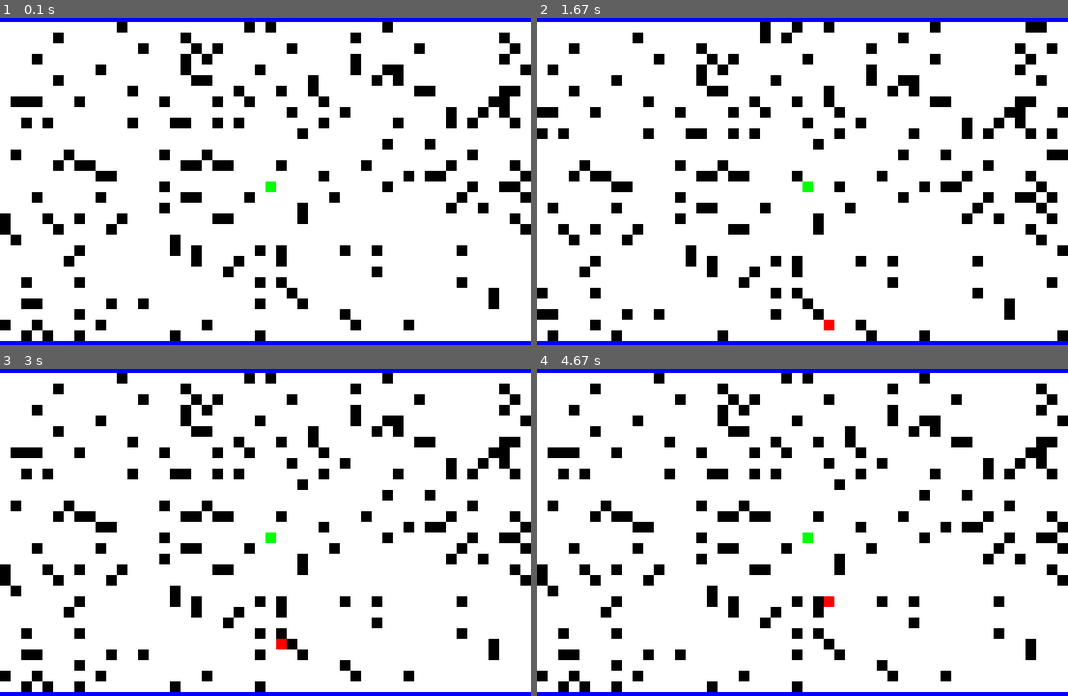
Above: before the commit, frames 1-4 (two rows, left to right).
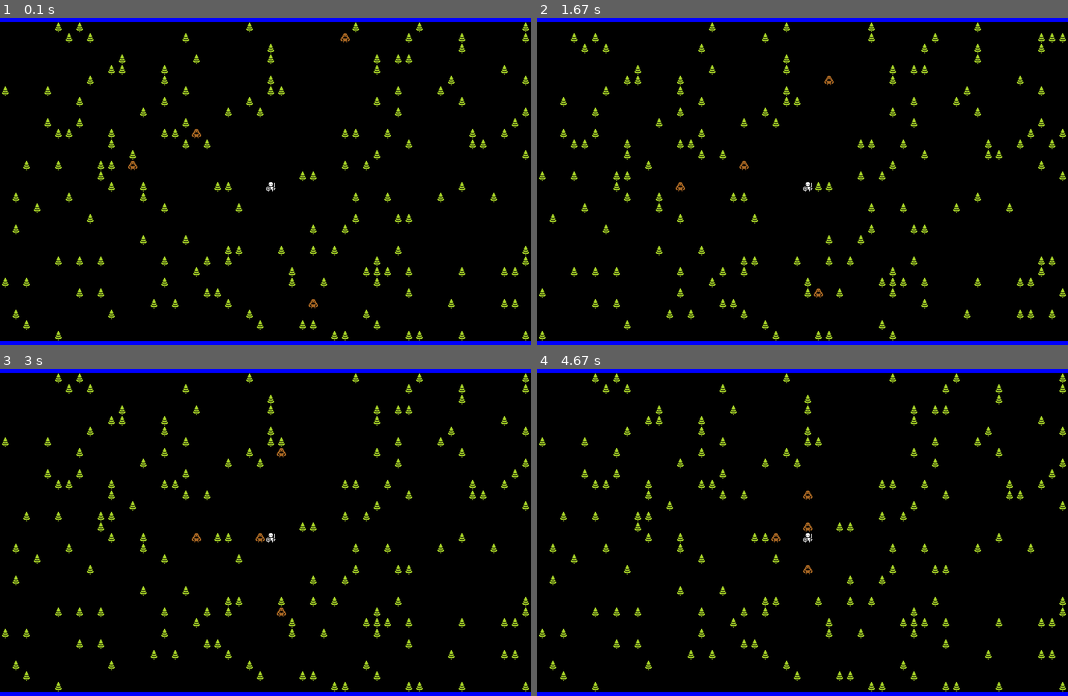
Above: after the commit, the same moments.

Repository: Gazhole/PyGameRL
Game: pygame game, started from engine.py
The game is run twice, just before and just after one commit, with the same random seed, the same clock (stepped at 60 frames per second) and the same inputs.
Inputs:
- Up to frame 1 (0.1 s): no input
- Up to frame 2 (1.67 s): hold Right 0.33-0.8 s; hold Up 0.83-1.13 s; hold W 0.83-1.13 s; hold Right 1.17-1.63 s
- Up to frame 3 (3 s): hold Left 1.67-2.2 s; hold A 1.67-2.2 s; hold Down 2.23-2.53 s; hold S 2.23-2.53 s; hold Left 2.57-2.97 s; hold A 2.57-2.97 s
- Up to frame 4 (4.67 s): hold Up 3-3.37 s; hold W 3-3.37 s; hold Right 3.4-4.03 s; hold Down 4.07-4.43 s; hold S 4.07-4.43 s; hold Left from 4.47 s (still down); hold A from 4.47 s (still down)

The runs differ from the first frame. In frame 1, 87% of the frame differs, in the area x 0-100%, y 1-99%; in frame 2, 87%; in frame 3, 87%; in frame 4, 87%.

Commit message:
Add files via upload

Diff:
--- a/classes.py
+++ b/classes.py
@@ -17,10 +17,12 @@
     This is the root class for all game entities.
     All entities have a name, a map location, and eventually a sprite which will be stored here too.
     """
-    def __init__(self, name, map_x, map_y, colour):
+    def __init__(self, name, map_x, map_y, colour, sprite=None, stats=None):
         super().__init__()
         # Set up flavour stuff.
         self.name = name
+        self.colour = colour
+        self.sprite = sprite
 
         # Set up map and game objects.
         self.map_x = map_x
@@ -29,7 +31,16 @@
 
         # Set up graphics.
         self.surf = pygame.Surface((16, 16))
-        self.surf.fill(colour)
+
+        # Stats n stuff
+        self.stats = stats
+
+        # If there is a sprite, blit it to the instance's surface. If not, just fill with a block of colour.
+        if self.sprite:
+            self.surf.blit(self.sprite, (0, 0))
+        else:
+            self.surf.fill(self.colour)
+
         self.rect = self.surf.get_rect()
 
     def get_map_position(self):
@@ -42,40 +53,50 @@
         self.map_y += dy
 
     def attack(self, attack_target):
-        print("{} attacks {}".format(self.name, attack_target.name))
+        damage = self.stats.s - attack_target.stats.d
+        print("{} attacks {} for {} damage.".format(self.name, attack_target.name, damage))
+        attack_target.take_damage(damage)
 
     def distance_to(self, other):
         dx = other.map_x - self.map_x
         dy = other.map_y - self.map_y
         return math.sqrt(dx ** 2 + dy ** 2)
 
+    def take_damage(self, damage):
+        self.stats.h -= damage
+
 
 class Player(Entity):
     """
     Placeholder for the player class.
     """
-    def __init__(self, name, map_x, map_y, colour):
-        super().__init__(name, map_x, map_y, colour)
+    def __init__(self, name, map_x, map_y, colour, sprite=None, stats=None):
+        super().__init__(name, map_x, map_y, colour, sprite, stats)
 
 
 class Monster(Entity):
     """
     Monster class contains routines for AI and other things.
     """
-    def __init__(self, name, map_x, map_y, colour, target=None):
-        super().__init__(name, map_x, map_y, colour)
+    def __init__(self, name, map_x, map_y, colour, game_map, sprite=None, target=None, stats=None):
+        super().__init__(name, map_x, map_y, colour, sprite, stats)
         self.flee = False  # Is the monster currently fleeing?
         self.target = target  # The monster's target (usually the player) chase and attack.
+        self.dijkstra = np.array([[None for y in range(game_map.height + 1)] for x in range(game_map.width + 1)], dtype=float)
 
     def check_state(self, target):
-        # Later - if hp < 90% set self.flee to True and vice versa.
-        if self.map_x == target.map_x and self.map_y == target.map_y:
+        # TODO make the 0.25 flee threshold a creature stat.
+
+        if self.stats.h <= int(self.stats.max_h * 0.25) and not self.flee:
             self.flee = True
+
+        if self.flee and self.stats.h > int(self.stats.max_h * 0.25):
+            self.flee = False
 
     # Main Monster AI routine.
     def take_turn(self, game_map, entities):
-        dijkstra = self.update_dijkstra_map(game_map, self.target, entities)  # Update pathfinding map.
-        dx, dy = self.calculate_path(dijkstra)  # Calculate the most appropriate tile to move into, return relative values.
+        self.update_dijkstra_map(game_map, self.target, entities)  # Update pathfinding map.
+        dx, dy = self.calculate_path()  # Calculate the most appropriate tile to move into, return relative values.
 
         # Calculate destination coordinates.
         destination_x = self.map_x + dx
@@ -88,14 +109,13 @@
             if self.distance_to(self.target) < 2:
                 self.attack(self.target)
 
-        # Check state of self at the end of turn.
-        self.check_state(self.target)
+        # End of turn
+        self.check_state(self.target)  # Check state - fleeing, death, etc
 
     # Update the pathfinding map.
     def update_dijkstra_map(self, game_map, target, entities):
         # Initialise a NoneType array for the game map.
-        dijkstra = np.array([[None for y in range(game_map.height + 1)] for x in range(game_map.width + 1)], dtype=float)
-        dijkstra[target.map_x, target.map_y] = 0  # Set target's location to value of 0.
+        self.dijkstra[target.map_x, target.map_y] = 0  # Set target's location to value of 0.
 
         # Iterate through all map tiles and set the value of the tile to the distance (in tiles) away from the target.
         for x, y in game_map:
@@ -109,23 +129,20 @@
                 if y_distance < 0:
                     y_distance = y_distance * -1
 
-                dijkstra[x, y] = x_distance + y_distance
+                self.dijkstra[x, y] = x_distance + y_distance
 
         # Blank out other monsters so AI doesn't try to move there
         for entity in entities:
             if entity is not target:
-                dijkstra[entity.map_x, entity.map_y] = None
+                self.dijkstra[entity.map_x, entity.map_y] = None
 
         if self.flee:
-            dijkstra = copy(dijkstra) * -1.2
+            self.dijkstra = self.dijkstra * -1.2
 
-        return dijkstra
-
-    def calculate_path(self, dijkstra):
+    def calculate_path(self):
         """
         Calculate the best path towards the player based on the passed Dijkstra array of steps (integers).
 
-        :param dijkstra_map: The dijkstra map the monster will be pathfinding with. This is a Numpy Array.
         :return: dx and dy (integers) which dictate modifications to monsters x and y map coordinates.
         """
 
@@ -133,18 +150,29 @@
         # Keys are the Dijkstra value (no. steps that tile is away from player).
         # Values are the position of the tile relative to the monster (dx and dy values)
         cell = dict()
-        cell[dijkstra[(self.map_x - 1, self.map_y - 1)]] = (-1, -1)
-        cell[dijkstra[(self.map_x, self.map_y - 1)]] = (0, -1)
-        cell[dijkstra[(self.map_x + 1, self.map_y - 1)]] = (1, -1)
-        cell[dijkstra[(self.map_x - 1, self.map_y)]] = (-1, 0)
-        cell[dijkstra[(self.map_x, self.map_y)]] = (0, 0)
-        cell[dijkstra[(self.map_x, self.map_y + 1)]] = (0, 1)
-        cell[dijkstra[(self.map_x - 1, self.map_y + 1)]] = (-1, 1)
-        cell[dijkstra[(self.map_x + 1, self.map_y)]] = (1, 0)
-        cell[dijkstra[(self.map_x + 1, self.map_y + 1)]] = (1, 1)
+        cell[self.dijkstra[(self.map_x - 1, self.map_y - 1)]] = (-1, -1)
+        cell[self.dijkstra[(self.map_x, self.map_y - 1)]] = (0, -1)
+        cell[self.dijkstra[(self.map_x + 1, self.map_y - 1)]] = (1, -1)
+        cell[self.dijkstra[(self.map_x - 1, self.map_y)]] = (-1, 0)
+        cell[self.dijkstra[(self.map_x, self.map_y)]] = (0, 0)
+        cell[self.dijkstra[(self.map_x, self.map_y + 1)]] = (0, 1)
+        cell[self.dijkstra[(self.map_x - 1, self.map_y + 1)]] = (-1, 1)
+        cell[self.dijkstra[(self.map_x + 1, self.map_y)]] = (1, 0)
+        cell[self.dijkstra[(self.map_x + 1, self.map_y + 1)]] = (1, 1)
 
         viable_tiles = [key for key in cell.keys() if str(key) != "nan"]  # Remove walls which are NoneType not int
 
         dx, dy = cell[min(viable_tiles)]  # Return the lowest key value aka the shortest path to player.
 
         return dx, dy
+
+
+class StatBlock:
+    def __init__(self, h, m, s, d):
+        self.h = h
+        self.m = m
+        self.s = s
+        self.d = d
+
+        self.max_h = h
+        self.max_m = m
--- a/engine.py
+++ b/engine.py
@@ -5,8 +5,8 @@
 import pygame
 from input_functions import handle_keys, get_inputs
 from render_functions import render_all
-from classes import Player, Monster, get_blocking_entities
-from map_functions import GameMap, display_to_map, MapChunk, get_visible_map_chunk
+from classes import Player, Monster, get_blocking_entities, StatBlock
+from map_functions import GameMap, display_to_map, get_visible_map_chunk
 from random import randint
 from game_states import Turn
 
@@ -21,6 +21,13 @@
     screen_height = 640
     screen_surface = pygame.display.set_mode([screen_width, screen_height])
 
+    # Set up sprites:
+    SPR_TREE = pygame.image.load('Sprites\\tree.png').convert_alpha()
+    SPR_PLAYER = pygame.image.load('Sprites\\player.png').convert_alpha()
+    SPR_ORC = pygame.image.load('Sprites\\orc.png').convert_alpha()
+
+    sprites = {"player": SPR_PLAYER, "tree": SPR_TREE, "orc": SPR_ORC}
+
     # Set up view port constants for the area which will display the game map. HUD dimensions are derived from this.
     view_port_width = 800
     view_port_height = 480
@@ -31,7 +38,8 @@
     map_width, map_height = display_to_map(screen_width * 2, screen_height * 2)  # Map size in 16px by 16px tiles
 
     # Create player and map objects.
-    player = Player("Player", map_x=randint(1, map_width - 1), map_y=randint(1, map_height - 1), colour=(0, 255, 0))
+    player_stats = StatBlock(h=100, m=0, s=10, d=10)
+    player = Player("Player", map_x=randint(1, map_width - 1), map_y=randint(1, map_height - 1), colour=(0, 255, 0), sprite=SPR_PLAYER, stats=player_stats)
     game_map = GameMap(map_width, map_height)  # Create a game map.
 
     # Create some random noise in the map.
@@ -44,12 +52,11 @@
     entities.append(player)
 
     # Add some basic monsters.
-    entities.append(Monster("Orc 1", map_x=randint(1, map_width - 1), map_y=randint(1, map_height - 1), colour=(255, 0, 0)))
-    entities.append(Monster("Orc 2", map_x=randint(1, map_width - 1), map_y=randint(1, map_height - 1), colour=(255, 0, 0)))
-    entities.append(Monster("Orc 3", map_x=randint(1, map_width - 1), map_y=randint(1, map_height - 1), colour=(255, 0, 0)))
-    entities.append(Monster("Orc 4", map_x=randint(1, map_width - 1), map_y=randint(1, map_height - 1), colour=(255, 0, 0)))
-    entities.append(Monster("Orc 5", map_x=randint(1, map_width - 1), map_y=randint(1, map_height - 1), colour=(255, 0, 0)))
-    entities.append(Monster("Orc 6", map_x=randint(1, map_width - 1), map_y=randint(1, map_height - 1), colour=(255, 0, 0)))
+    for mon in range(10):
+        name = "Orc " + str(mon + 1)
+        mon_stats = StatBlock(h=10, m=0, s=12, d=8)
+        mon = Monster(name, map_x=randint(1, map_width - 1), map_y=randint(1, map_height - 1), colour=(255, 0, 0), game_map=game_map, sprite=SPR_ORC, stats=mon_stats)
+        entities.append(mon)
 
     # Set the first turn as the player.
     current_turn = Turn.player
@@ -58,15 +65,12 @@
     running = True
     while running:
 
-        # Get rect boundaries representing the visible part of the map.
-        map_chunk_x1, map_chunk_x2, map_chunk_y1, map_chunk_y2 = get_visible_map_chunk(player, game_map, view_port_width, view_port_height)
+        # Create a map chunk for iteration based on the rect boundaries.
+        visible_map_chunk = get_visible_map_chunk(player, game_map, view_port_width, view_port_height)
 
-        # Create a map chunk for iteration based on the rect boundaries.
-        visible_map_chunk = MapChunk(map_chunk_x1, map_chunk_x2, map_chunk_y1, map_chunk_y2)
-
-        # Render the various screen elements.
+        # Render the various screen elements. The placement of this determines whether player or enemies movement lag..
         render_all(screen_surface, screen_width, screen_height, view_port_width, view_port_height, view_port_x_offset,
-                   view_port_y_offset, game_map, player, entities, visible_map_chunk)
+                   view_port_y_offset, game_map, player, entities, visible_map_chunk, sprites)
 
         # Start Player Turn
         if current_turn == Turn.player:
@@ -110,7 +114,7 @@
             current_turn = Turn.monster  # Set turn state to monster.
 
         # Start Monster Turn
-        elif current_turn == Turn.monster:
+        if current_turn == Turn.monster:
             # Iterate through all entities.
             for entity in entities:
                 if isinstance(entity, Monster):  # If the entity is a Monster
--- a/map_functions.py
+++ b/map_functions.py
@@ -1,4 +1,5 @@
 import numpy as np
+from itertools import product
 
 
 def display_to_map(screen_x, screen_y):
@@ -20,13 +21,11 @@
     def __iter__(self):
         # This is used to pass a tuple of tuples to represent all coordinates on the map.
         # Used for rendering iteration and pathfinding, and allows the class object to be iterated through.
-        coordinates = ((x, y) for y in range(self.height) for x in range(self.width))
-        for xy in coordinates:
+        for xy in product(range(self.width), range(self.height)):
             yield xy
 
     def block_borders(self):
-        for y in range(self.height):
-            for x in range(self.width):
+        for x, y in product(range(self.width), range(self.height)):
                 if y == 0 or x == 0:
                     self.blocked[x, y] = True
 
@@ -42,8 +41,8 @@
         self.y2 = y2
 
     def __iter__(self):
-        coordinates = ((x, y) for y in range(self.y1, self.y2 + 1) for x in range(self.x1, self.x2 + 1))
-        for xy in coordinates:
+        # coordinates = ((x, y) for y in range(self.y1, self.y2 + 1) for x in range(self.x1, self.x2 + 1))
+        for xy in product(range(self.x1, self.x2 + 1), range(self.y1, self.y2 + 1)):
             yield xy
 
 
@@ -84,4 +83,4 @@
         map_chunk_y2 += -map_chunk_y1
         map_chunk_y1 = 0
 
-    return map_chunk_x1, map_chunk_x2, map_chunk_y1, map_chunk_y2
+    return MapChunk(map_chunk_x1, map_chunk_x2, map_chunk_y1, map_chunk_y2)
--- a/render_functions.py
+++ b/render_functions.py
@@ -20,7 +20,7 @@
 
 
 def render_all(screen_surface, screen_width, screen_height, view_port_width, view_port_height, view_port_x_offset,
-               view_port_y_offset, game_map, player, entities, visible_map_chunk):
+               view_port_y_offset, game_map, player, entities, visible_map_chunk, sprites):
     """
 
     :param screen_surface: obj - the main pygame drawing surface.
@@ -35,17 +35,21 @@
     :param entities: list - tracking all entities in game.
     :return:
     """
+
     # Set the background colour of the window to black.
     screen_surface.fill(CLR_BLACK)
 
     # Invoke individual draw functions.
-    render_map(screen_surface, view_port_x_offset, view_port_y_offset, game_map, visible_map_chunk)
+    render_map(screen_surface, view_port_x_offset, view_port_y_offset, game_map, visible_map_chunk, sprites)
     render_entities(screen_surface, view_port_x_offset, view_port_y_offset, entities, visible_map_chunk)
     render_bottom_hud(screen_surface, screen_width, screen_height, view_port_width, view_port_height, view_port_x_offset, view_port_y_offset, player)
     render_top_hud(screen_surface, screen_width, screen_height, view_port_width, view_port_height, view_port_x_offset, view_port_y_offset, player)
 
     # Refresh the display.
     pygame.display.flip()
+
+    # Clear the entities
+    clear_entities(screen_surface, view_port_x_offset, view_port_y_offset, entities, visible_map_chunk)
 
 
 def render_top_hud(screen_surface, screen_width, screen_height, view_port_width, view_port_height, view_port_x_offset, view_port_y_offset, player):
@@ -72,24 +76,28 @@
     draw_element(screen_surface, hud_screen_x1, hud_screen_y1, hud_width, hud_height, CLR_BLUE)
 
 
-def render_map(screen_surface, view_port_x_offset, view_port_y_offset, game_map, visible_map_chunk):
+def render_map(screen_surface, view_port_x_offset, view_port_y_offset, game_map, visible_map_chunk, sprites):
     map_chunk_x1 = visible_map_chunk.x1
     map_chunk_y1 = visible_map_chunk.y1
 
+    floor_colour = CLR_BLACK
+    wall_colour = CLR_WHITE
+
+    # Load sprites
+    SPR_TREE = sprites.get("tree")
+
     # Draw walls (blocked tiles).
     for x, y in visible_map_chunk:
-
-        floor_colour = CLR_WHITE
-        wall_colour = CLR_BLACK
-
         if game_map.blocked[x, y]:  # If it's a wall, work out its screen position, create filled surface and blit.
             tile_colour = wall_colour
+            tile_sprite = SPR_TREE
         else:
             tile_colour = floor_colour
+            tile_sprite = None
 
         # Calculate screen position for tile. Draw it!
         tile_screen_x, tile_screen_y = map_coords_to_pixels(x - map_chunk_x1, y - map_chunk_y1)
-        draw_element(screen_surface, tile_screen_x + view_port_x_offset, tile_screen_y + view_port_y_offset, 16, 16, tile_colour)
+        draw_element(screen_surface, tile_screen_x + view_port_x_offset, tile_screen_y + view_port_y_offset, 16, 16, tile_colour, tile_sprite)
 
 
 def render_entities(screen_surface, view_port_x_offset, view_port_y_offset, entities, visible_map_chunk):
@@ -102,7 +110,29 @@
         screen_surface.blit(entity.surf, (entity_screen_x + view_port_x_offset, entity_screen_y + view_port_y_offset))
 
 
-def draw_element(screen_surface, screen_x, screen_y, element_width, element_height, colour):
+def draw_element(screen_surface, screen_x, screen_y, element_width, element_height, colour, sprite=None):
+    element_surface = pygame.Surface((element_width, element_height))
+
+    # If there is a sprite, blit it to the element's surface - if not just fill with block colour.
+    if sprite:
+        element_surface.blit(sprite, (0, 0))
+    else:
+        element_surface.fill(colour)
+
+    screen_surface.blit(element_surface, (screen_x, screen_y))
+
+
+def clear_entities(screen_surface, view_port_x_offset, view_port_y_offset, entities, visible_map_chunk):
+    map_chunk_x1 = visible_map_chunk.x1
+    map_chunk_y1 = visible_map_chunk.y1
+
+    # Iterate through entities and clear it.
+    for entity in entities:
+        entity_screen_x, entity_screen_y = map_coords_to_pixels(entity.map_x - map_chunk_x1, entity.map_y - map_chunk_y1)
+        clear_element(screen_surface, entity_screen_x, entity_screen_y, 16, 16)
+
+
+def clear_element(screen_surface, screen_x, screen_y, element_width, element_height, colour=CLR_BLACK):
     element_surface = pygame.Surface((element_width, element_height))
     element_surface.fill(colour)
     screen_surface.blit(element_surface, (screen_x, screen_y))
Binary file added: sprites/monochrome.png
Binary file added: sprites/orc.png
Binary file added: sprites/player.png
Binary file added: sprites/tree.png
Not shown, added: sprites/monochrome.png.pyxel
